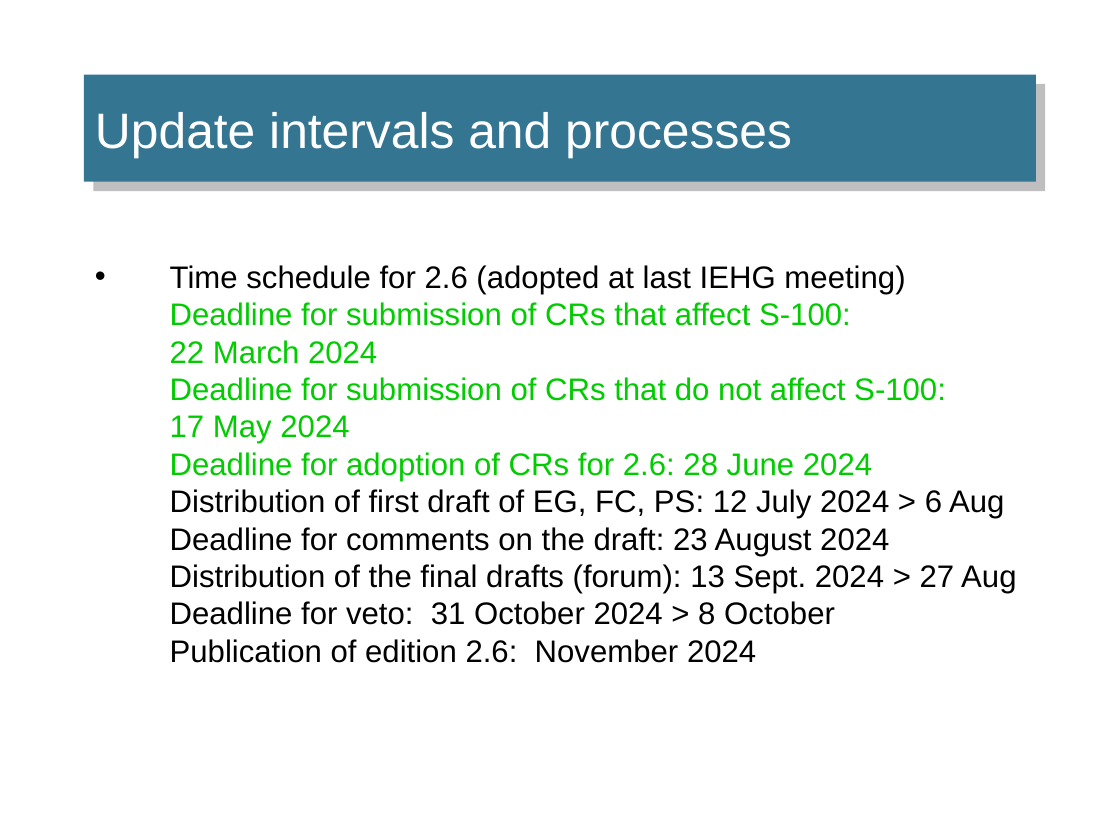
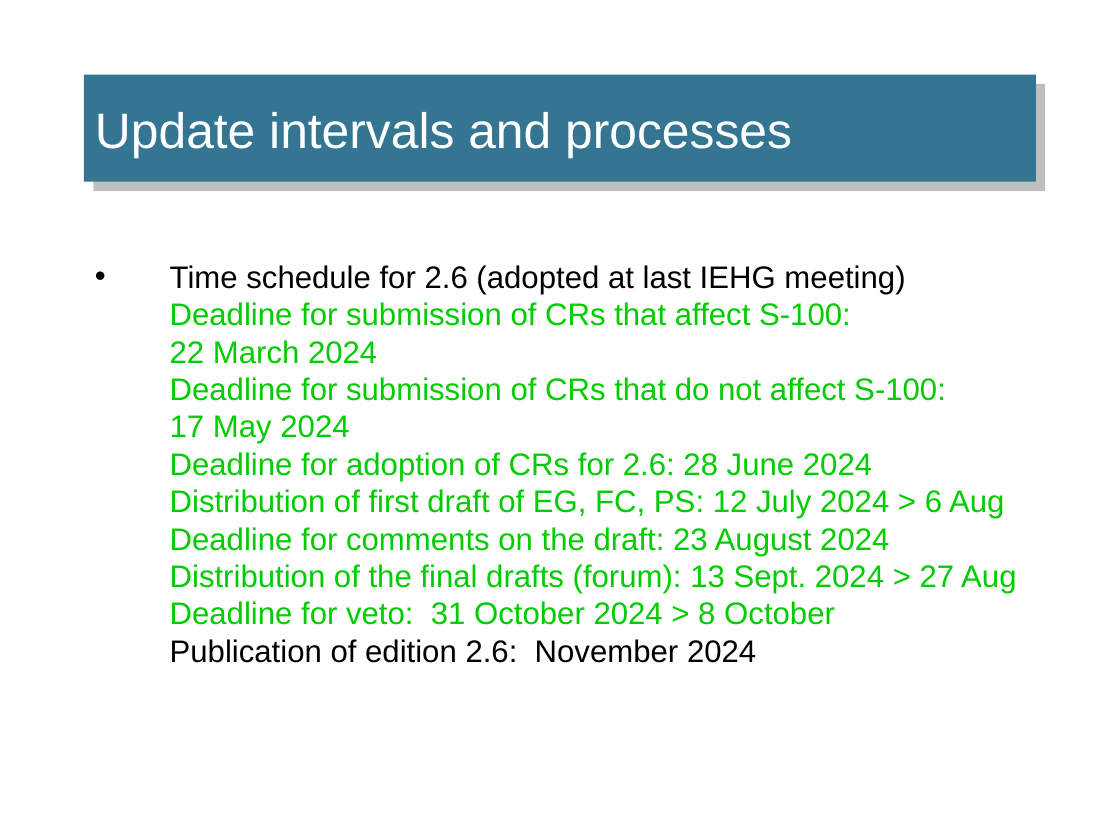
Before and after one commit to IEHG/IEHG-Meeting-2024, a slide deck: slide 35 of IEHG_2024.pptx. Drawn at 1120x840 pixels with LibreOffice and Linux fonts; fonts in the diff are those of the drawing; background and template pictures are left out. Boxes give left, top, right and bottom in pixels: in the first picture for what was removed or moved away, otherwise in the second. Text is boxed around its words. In the diff, an @@ line names an element or a change of style, - is before the commit and + after.

```diff
--- a/IEHG_2024.pptx
+++ b/IEHG_2024.pptx
@@ text "Time schedule for 2.6 (adopted ..." at (x1=170, y1=265, x2=1016, y2=663): text colour #000000 to #00CC00 in "Distribution of first draft of EG, FC, ..." @@
```
Also in this commit, not shown: 7 other slides changed, 1 slide added, 1 other file.
